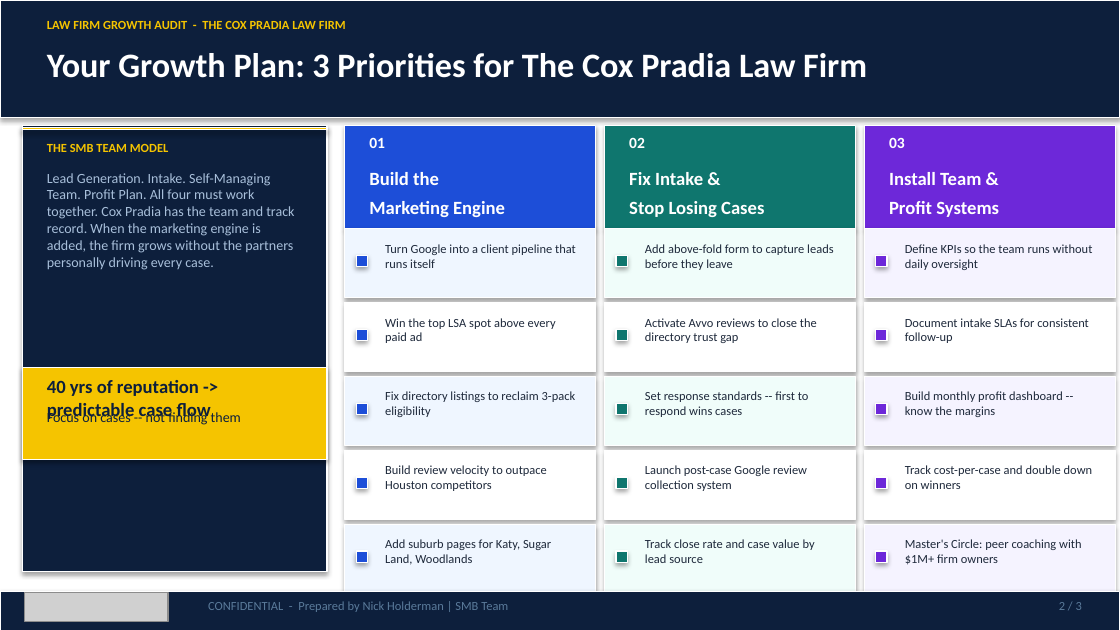
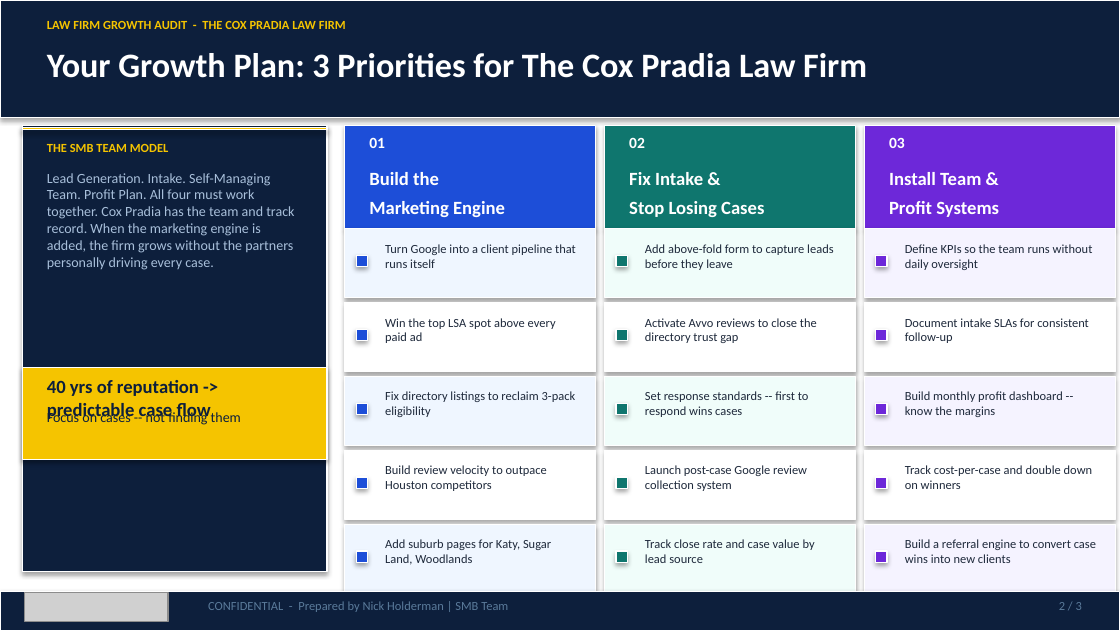
Before and after one commit to SMB-Team-Technology/workwith-smbteam, a slide deck: slide 2 of cox-pradia/TheCoxPradiaLawFirm_May292026_Proposal.pptx. Drawn at 1120x630 pixels with LibreOffice and Linux fonts; fonts in the diff are those of the drawing; grey boxes stand for pictures. Boxes give left, top, right and bottom in pixels: in the first picture for what was removed or moved away, otherwise in the second. Text is boxed around its words. In the diff, an @@ line names an element or a change of style, - is before the commit and + after.

```diff
--- a/cox-pradia/TheCoxPradiaLawFirm_May292026_Proposal.pptx
+++ b/cox-pradia/TheCoxPradiaLawFirm_May292026_Proposal.pptx
@@ text at (905,539,1096,563): text changed @@
-Master's Circle: peer coaching with $1M+ firm owners
+Build a referral engine to convert case wins into new clients
```
Also in this commit, not shown: 1 other slide changed, 1 other file.
